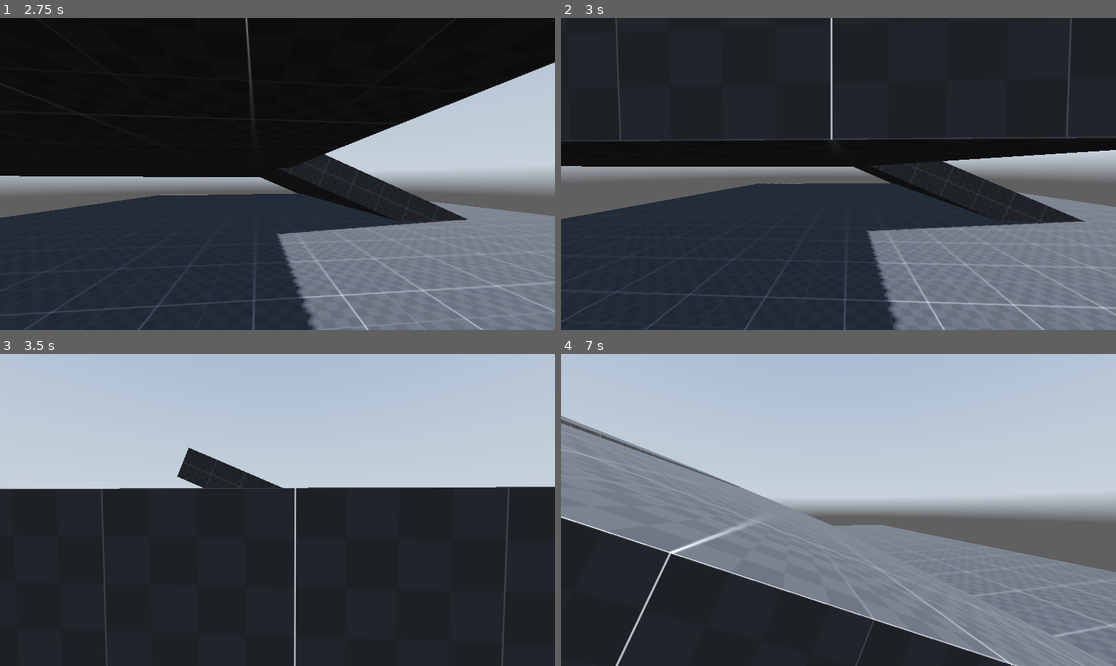
Above: before the commit, frames 1-4 (two rows, left to right).
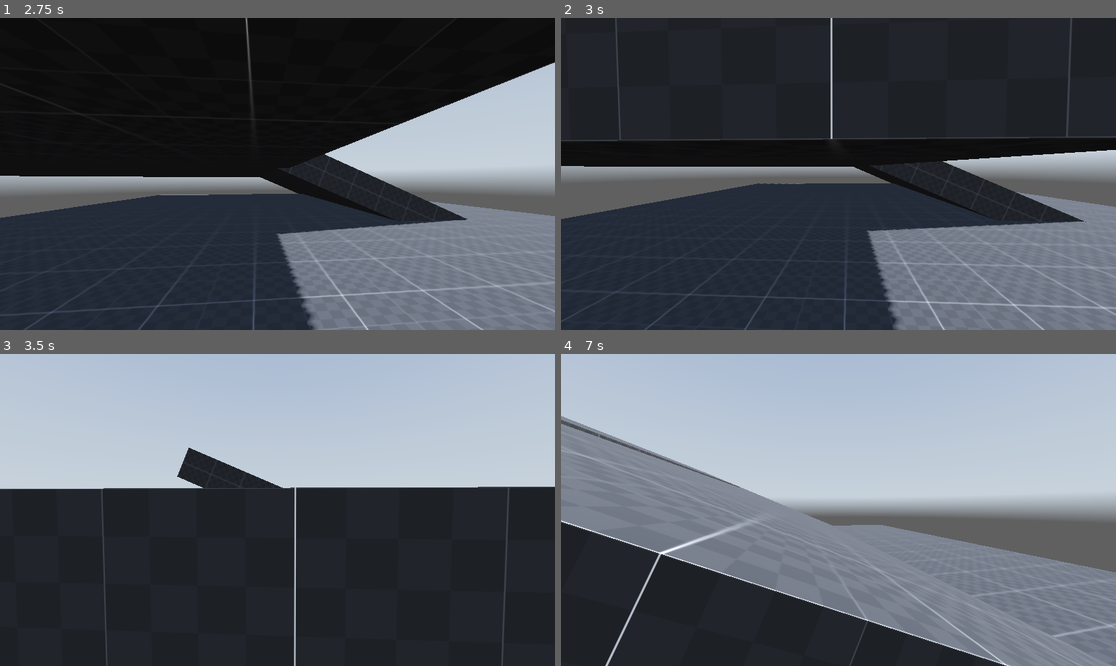
Above: after the commit, the same moments.

Repository: elmoradoo/Reflection
Game: Godot game, scene res://scenes/world.tscn
Two runs of this game, one before a commit and one after it. Both use one fixed random seed, a clock stepped at 60 frames per second and the inputs below. A sky picture missing from this copy of the repository is replaced by a grey-blue gradient.
Inputs (mouse positions are in pixels of both pictures, inside the frame that each line leads up to):
- Up to frame 1 (2.75 s): tap Enter at 0.5 s; move the mouse to (305, 174) at 0.52 s; hold Ctrl (crouch) 0.53-1.28 s; hold W (forward) from 0.53 s (still down); tap Space (jump) at 0.77, 1.07, 1.52, 1.55, 1.82, 2.1 s; tap Shift (sprint) at 0.8, 1.35 s; move the mouse to (249, 174) at 1.27 s; move the mouse to (288, 167) at 2.02 s; hold Ctrl (crouch) from 2.03 s (still down)
- Up to frame 2 (3 s): keep holding W (forward); move the mouse to (832, 180) at 2.77 s; release Ctrl (crouch) at 2.78 s; tap Ctrl (crouch) at 2.85 s
- Up to frame 3 (3.5 s): keep holding W (forward); tap Space (jump) at 3.02, 3.32 s; tap Shift (sprint) at 3.05 s
- Up to frame 4 (7 s): move the mouse to (877, 513) at 3.52 s; tap Shift (sprint) at 3.6, 5.1 s; tap Space (jump) at 3.77, 3.8, 4.07, 4.52, 4.82, 5.85, 6.02, 6.32, 6.77 s; move the mouse to (794, 506) at 4.27 s; tap Ctrl (crouch) at 4.35 s; move the mouse to (844, 510) at 5.02 s; move the mouse to (816, 503) at 5.77 s; release W (forward) at 5.78 s; hold D (right) 5.78-6.53 s; move the mouse to (866, 510) at 6.52 s; hold W (forward) from 6.53 s (still down); hold Ctrl (crouch) from 6.53 s (still down)

Frame 1 is identical in both runs. In frame 2, 0.1% of the frame differs, in the area x 3-99%, y 38-66%; in frame 3, less than 0.1%; in frame 4, 2.4%, in the area x 0-100%, y 19-100%.

Commit message:
wall_run: account for head rays

Diff:
--- a/scenes/world.tscn
+++ b/scenes/world.tscn
@@ -72,6 +72,12 @@
 size = Vector3(20, 1, 20)
 material = SubResource("StandardMaterial3D_lcn1r")
 
+[node name="CSGBox3D9" type="CSGBox3D" parent="stage"]
+transform = Transform3D(0.680371, 0, 0, -1.32e-22, -2.18676e-08, -0.225123, 3.01981e-15, 0.500273, -9.84043e-09, -14.1856, -1.21115, -3.65508)
+use_collision = true
+size = Vector3(20, 1, 20)
+material = SubResource("StandardMaterial3D_lcn1r")
+
 [node name="env" type="Node3D" parent="."]
 
 [node name="WorldEnvironment" type="WorldEnvironment" parent="env"]
--- a/scripts/player/playerData.gd
+++ b/scripts/player/playerData.gd
@@ -22,6 +22,7 @@
 
 #Raycasts groups
 var rc_feets : Node3D
+var rc_head : Node3D
 
 #Movement
 var velocity: Vector3 = Vector3.ZERO
@@ -51,6 +52,7 @@
 	self.transform = myself.transform
 	self.raycasts = rays
 	self.rc_feets = self.raycasts.get_node("feets")
+	self.rc_head = self.raycasts.get_node("head")
 	self.animation_player = myself.animation_player
 	self.timers = myself.timers
 	#print(self.timers.get_node("wallclimb_time"))
--- a/scripts/player/states/airtime.gd
+++ b/scripts/player/states/airtime.gd
@@ -40,7 +40,9 @@
 	if (not player.myself.is_on_floor()
 		and player.velocity.y > climbable_min_velocity
 		and player.rc_feets.get_node("front").is_colliding()
-		and (player.rc_feets.get_node("half_left").is_colliding() or player.rc_feets.get_node("half_right").is_colliding())):
+		and (player.rc_feets.get_node("half_left").is_colliding() or player.rc_feets.get_node("half_right").is_colliding())
+		and (player.rc_head.get_node("half_left").is_colliding() or player.rc_head.get_node("half_right").is_colliding())
+		and player.rc_head.get_node("front").is_colliding()):
 			return true
 	return false
 
--- a/scripts/player/states/player_state_manager.gd
+++ b/scripts/player/states/player_state_manager.gd
@@ -166,8 +166,8 @@
 func run():
 	get_next_state()
 	if player.current_state != old_state:
-		print(player.current_state)
-		print(old_state)
+		#print(player.current_state)
+		#print(old_state)
 		set_current_state()
 		debug_print_player_state()
 		#print(player.velocity.length())
